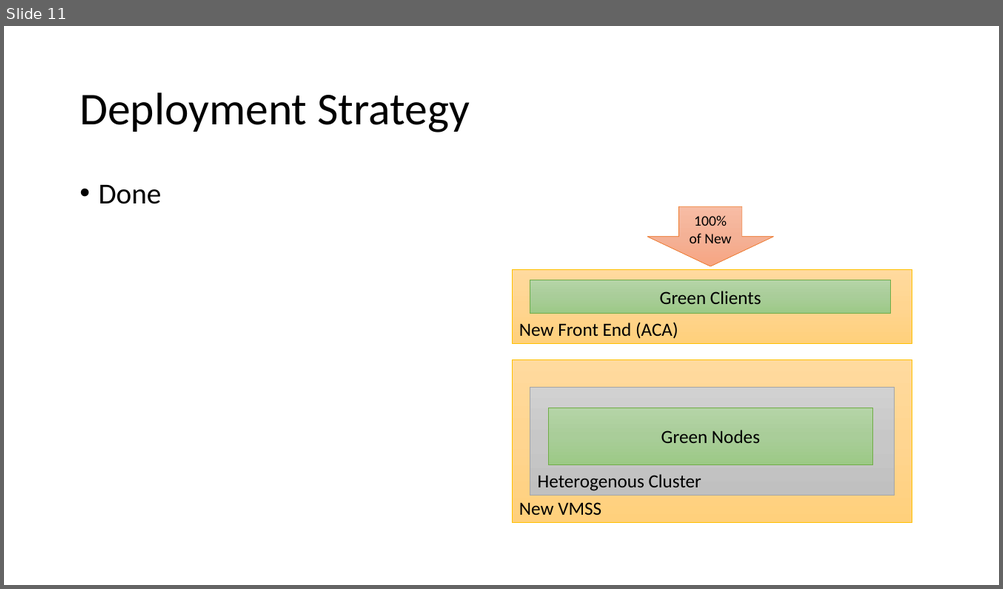
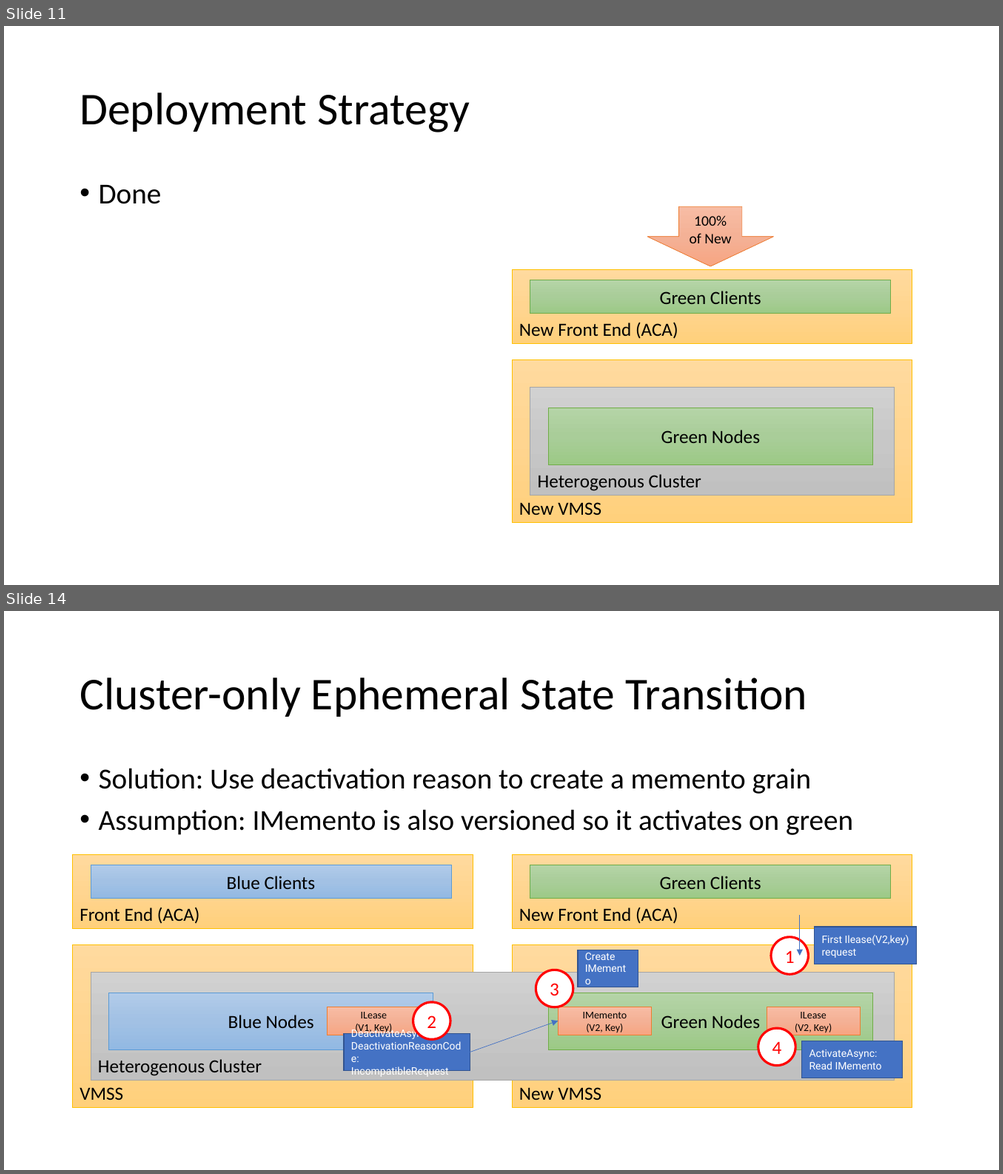
Before and after one commit to MarkNickeson/OrleansVersionAndDeploy, a slide deck: Orleans Versioning and Deployment.pptx. Shown one above the other, each under a label of ours: slide 11 before the commit, slides 11 and 14 after it; the slides between them are not shown. The pictures are 1003x589 and 1003x1174 pixels, drawn with LibreOffice and Linux fonts; fonts in the diff are those of the drawing. Boxes give left, top, right and bottom in pixels: in the first picture for what was removed or moved away, otherwise in the second. Text is boxed around its words. In the diff, an @@ line names an element or a change of style, - is before the commit and + after.

```diff
--- a/Orleans Versioning and Deployment.pptx
+++ b/Orleans Versioning and Deployment.pptx
@@ slide 14 added at (x1=4, y1=611, x2=999, y2=1170), background #FFFFFF @@
@@ title added at (x1=79, y1=678, x2=808, y2=717), 44 pt, text #000000 @@
+Cluster-only Ephemeral State Transition
@@ text added at (x1=99, y1=768, x2=853, y2=835), 28 pt, text #000000 @@
+• Solution: Use deactivation reason to create a memento grain
+• Assumption: IMemento is also versioned so it activates on green
@@ rectangle added at (x1=73, y1=855, x2=473, y2=929), fill gradient #FFDB9E to #FFD590 to #FFD07C, outline #FFC000 0.5 pt, 18 pt, text #000000 @@
+Front End (ACA)
@@ rectangle added at (x1=91, y1=866, x2=451, y2=899), fill gradient #B1CBE9 to #A3C1E5 to #93B9E4, outline #5B9BD5 0.5 pt, 18 pt, text #000000 @@
+Blue Clients
@@ rectangle added at (x1=512, y1=855, x2=913, y2=929), fill gradient #FFDB9E to #FFD590 to #FFD07C, outline #FFC000 0.5 pt, 18 pt, text #000000 @@
+New Front End (ACA)
@@ rectangle added at (x1=530, y1=866, x2=891, y2=899), fill gradient #B5D5A7 to #AACE9A to #9CC987, outline #70AD47 0.5 pt, 18 pt, text #000000 @@
+Green Clients
@@ arrow added from (800, 915) to (800, 956), #4472C4 0.5 pt @@
@@ ellipse added at (x1=771, y1=937, x2=808, y2=974), fill #FFFFFF, outline #FF0000 2.25 pt, 18 pt, text #FF0000 @@
+1
@@ rectangle added at (x1=814, y1=927, x2=916, y2=965), fill #4472C4, outline #325491 1 pt, 10 pt, text #FFFFFF @@
+First Ilease(V2,key) request
@@ rectangle added at (x1=73, y1=945, x2=473, y2=1108), fill gradient #FFDB9E to #FFD590 to #FFD07C, outline #FFC000 0.5 pt, 18 pt, text #000000 @@
+VMSS
@@ rectangle added at (x1=512, y1=945, x2=913, y2=1108), fill gradient #FFDB9E to #FFD590 to #FFD07C, outline #FFC000 0.5 pt, 18 pt, text #000000 @@
+New VMSS
@@ rectangle added at (x1=578, y1=951, x2=638, y2=988), fill #4472C4, outline #325491 1 pt, 10 pt, text #FFFFFF @@
+Create
+IMemento
@@ rectangle added at (x1=91, y1=972, x2=893, y2=1080), fill gradient #D2D2D2 to #C8C8C8 to #C0C0C0, outline #A5A5A5 0.5 pt, 18 pt, text #000000 @@
+Heterogenous Cluster
@@ ellipse added at (x1=536, y1=971, x2=573, y2=1008), fill #FFFFFF, outline #FF0000 2.25 pt, 18 pt, text #FF0000 @@
+3
@@ rectangle added at (x1=109, y1=993, x2=434, y2=1051), fill gradient #B1CBE9 to #A3C1E5 to #93B9E4, outline #5B9BD5 0.5 pt, 18 pt, text #000000 @@
+Blue Nodes
@@ rectangle added at (x1=327, y1=1007, x2=421, y2=1036), fill gradient #F7BDA5 to #F5B196 to #F8A582, outline #ED7D31 0.5 pt, 10 pt, text #000000 @@
+ILease
+(V1, Key)
@@ ellipse added at (x1=413, y1=1002, x2=450, y2=1040), fill #FFFFFF, outline #FF0000 2.25 pt, 18 pt, text #FF0000 @@
+2
@@ rectangle added at (x1=549, y1=993, x2=874, y2=1051), fill gradient #B5D5A7 to #AACE9A to #9CC987, outline #70AD47 0.5 pt, 18 pt, text #000000 @@
+Green Nodes
@@ rectangle added at (x1=558, y1=1007, x2=651, y2=1036), fill gradient #F7BDA5 to #F5B196 to #F8A582, outline #ED7D31 0.5 pt, 10 pt, text #000000 @@
+IMemento
+(V2, Key)
@@ rectangle added at (x1=766, y1=1007, x2=859, y2=1036), fill gradient #F7BDA5 to #F5B196 to #F8A582, outline #ED7D31 0.5 pt, 10 pt, text #000000 @@
+ILease
+(V2, Key)
@@ arrow added from (469, 1053) to (558, 1022), #4472C4 0.5 pt @@
@@ ellipse added at (x1=758, y1=1029, x2=796, y2=1066), fill #FFFFFF, outline #FF0000 2.25 pt, 18 pt, text #FF0000 @@
+4
@@ rectangle added at (x1=344, y1=1034, x2=469, y2=1071), fill #4472C4, outline #325491 1 pt, 10 pt, text #FFFFFF @@
+DeactivateAsync w/
+DeactivationReasonCode:
+IncompatibleRequest
@@ rectangle added at (x1=802, y1=1042, x2=902, y2=1079), fill #4472C4, outline #325491 1 pt, 10 pt, text #FFFFFF @@
+ActivateAsync:
+Read IMemento
```
Also in this commit, not shown: 2 other slides added, 13 other files.
